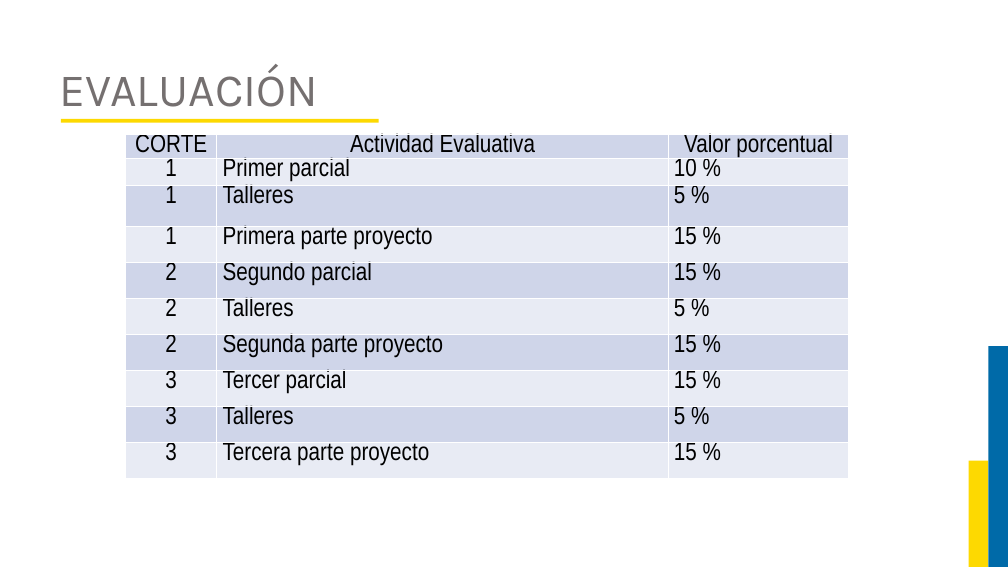
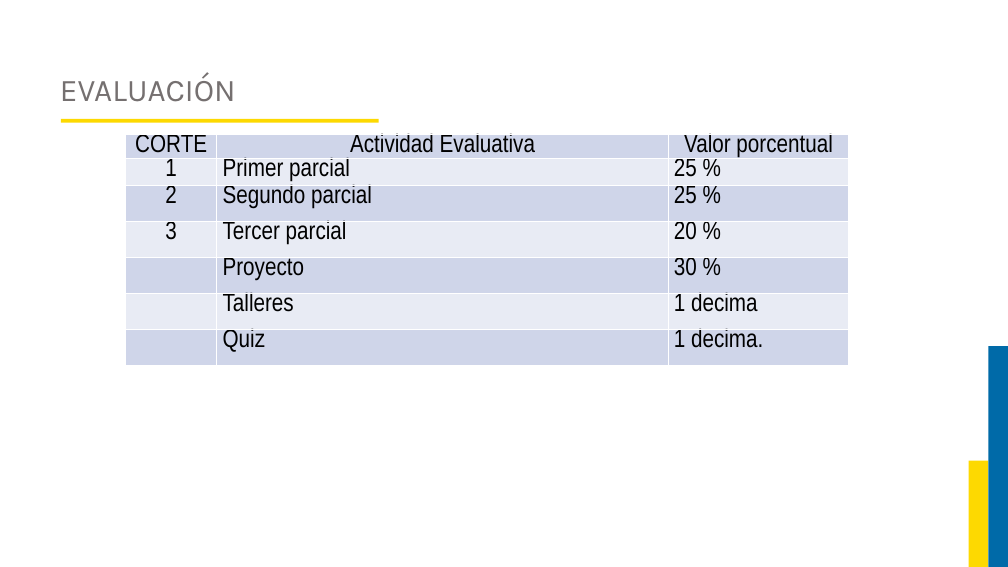
Before and after one commit to JorgeAlejandroAguirreGutierrez/proyecto-luis, a slide deck: slide 6 of Curso Ingenieria del Software 2/Diapositivas.pptx. Drawn at 1008x567 pixels with LibreOffice and Linux fonts; fonts in the diff are those of the drawing; background and template pictures are left out. Boxes give left, top, right and bottom in pixels: in the first picture for what was removed or moved away, otherwise in the second. Text is boxed around its words. In the diff, an @@ line names an element or a change of style, - is before the commit and + after.

```diff
--- a/Curso Ingenieria del Software 2/Diapositivas.pptx
+++ b/Curso Ingenieria del Software 2/Diapositivas.pptx
@@ title "EVALUACIÓN" at (60,73,236,102): size 44 to 30 pt @@
@@ table at (126,135,849,375) @@
-row 2: 1 | Primer parcial | 10 %
-row 3: 1 | Talleres | 5 %
-row 4: 1 | Primera parte proyecto | 15 %
-row 5: 2 | Segundo parcial | 15 %
-row 6: 2 | Talleres | 5 %
-row 7: 2 | Segunda parte proyecto | 15 %
-row 8: 3 | Tercer parcial | 15 %
-row 9: 3 | Talleres | 5 %
-row 10: 3 | Tercera parte proyecto | 15 %
+row 2: 1 | Primer parcial | 25 %
+row 3: 2 | Segundo parcial | 25 %
+row 4: 3 | Tercer parcial | 20 %
+row 5:  | Proyecto | 30 %
+row 6:  | Talleres | 1 decima
+row 7:  | Quiz | 1 decima.
```
Also in this commit, not shown: 11 other slides changed, 70 slides added, 2 slides removed, 1 other file.
